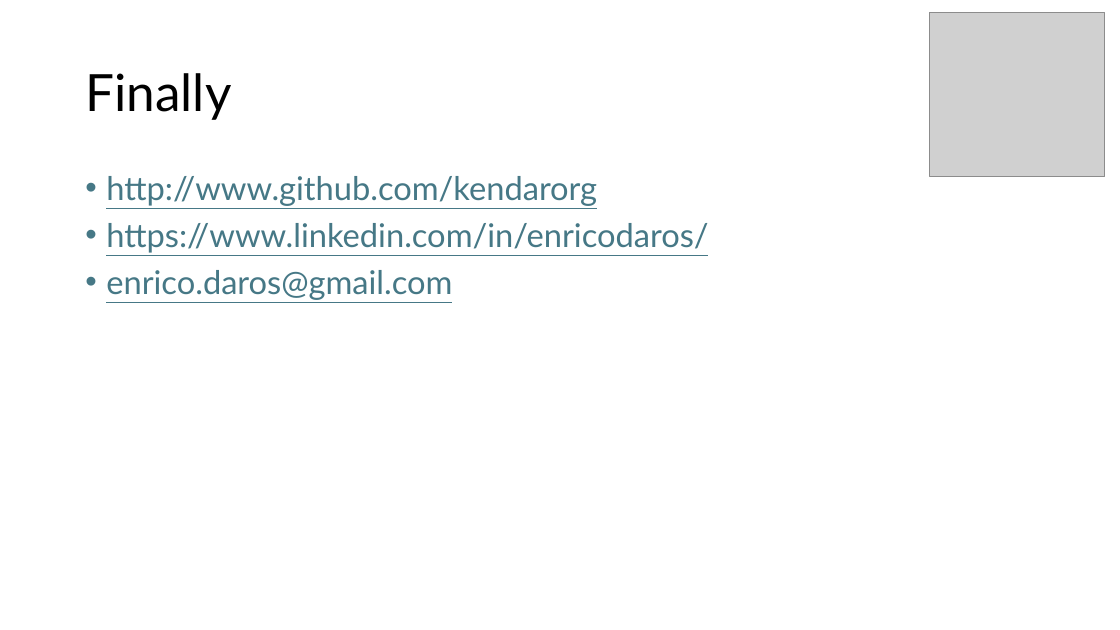
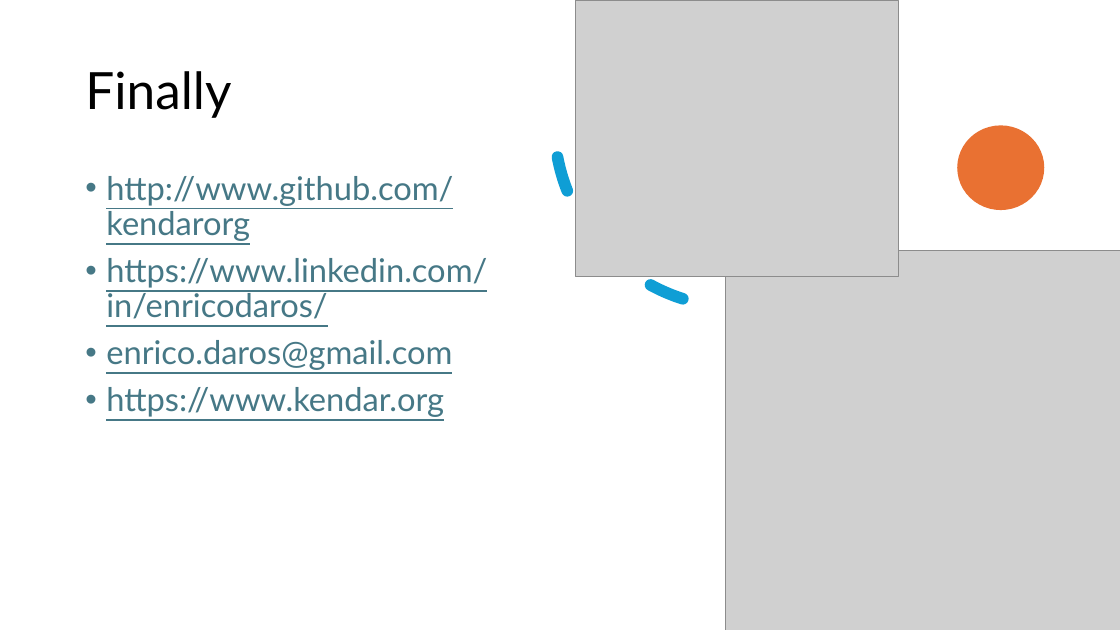
Before and after one commit to kendarorg/the-protocol-master-samples, a slide deck: slide 11 of The Protocol Master.pptx. Drawn at 1120x630 pixels with LibreOffice and Linux fonts; fonts in the diff are those of the drawing; grey boxes stand for pictures. Boxes give left, top, right and bottom in pixels: in the first picture for what was removed or moved away, otherwise in the second. Text is boxed around its words. In the diff, an @@ line names an element or a change of style, - is before the commit and + after.

```diff
--- a/The Protocol Master.pptx
+++ b/The Protocol Master.pptx
@@ arc (boxed as its full ellipse) added at [523, 0, 955, 339], outline #0F9ED5 10 pt dashed @@
@@ picture added at [576, 0, 899, 276] @@
@@ ellipse added at [958, 125, 1045, 210], fill #E97132 @@
@@ picture: place and size @@
-picture at [930, 12, 1105, 176]
+picture at [726, 250, 1120, 630]
@@ text at [106, 387, 444, 417]: paragraph added @@
+• https://www.kendar.org
```
Also in this commit, not shown: 5 other slides changed.
